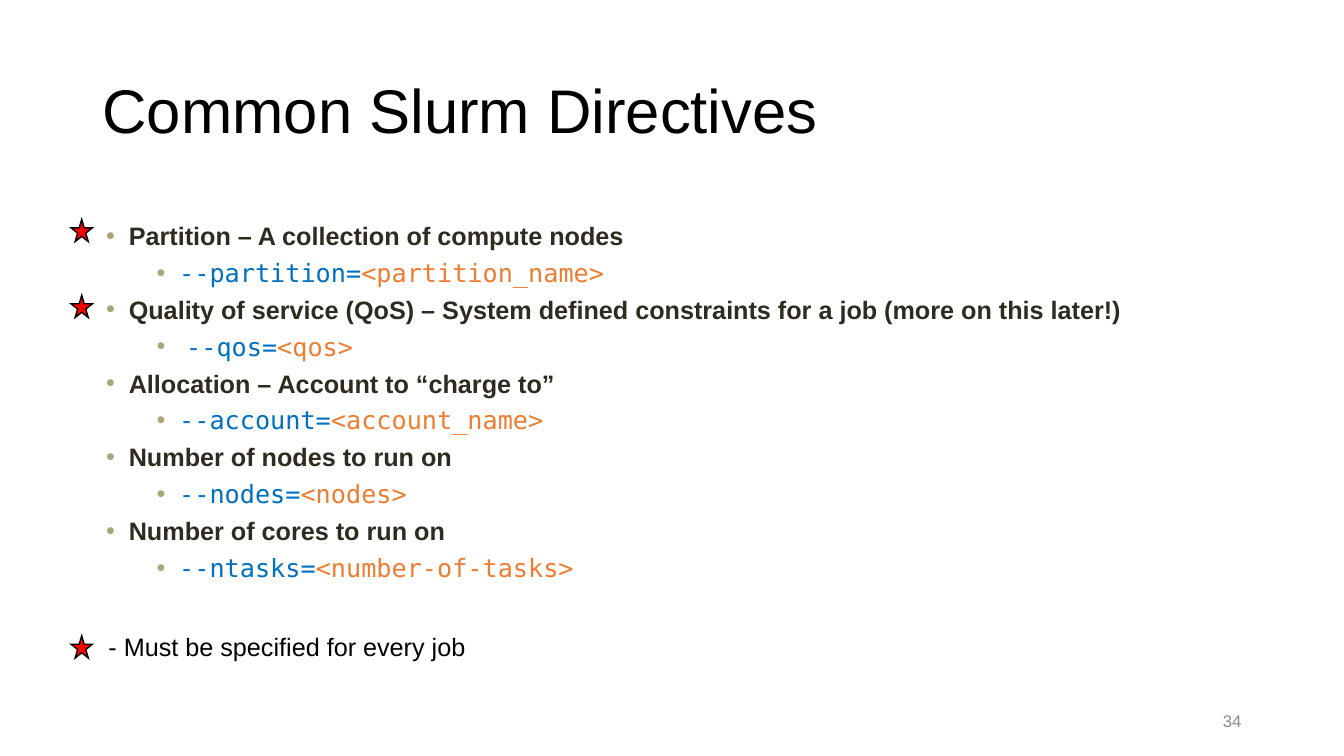
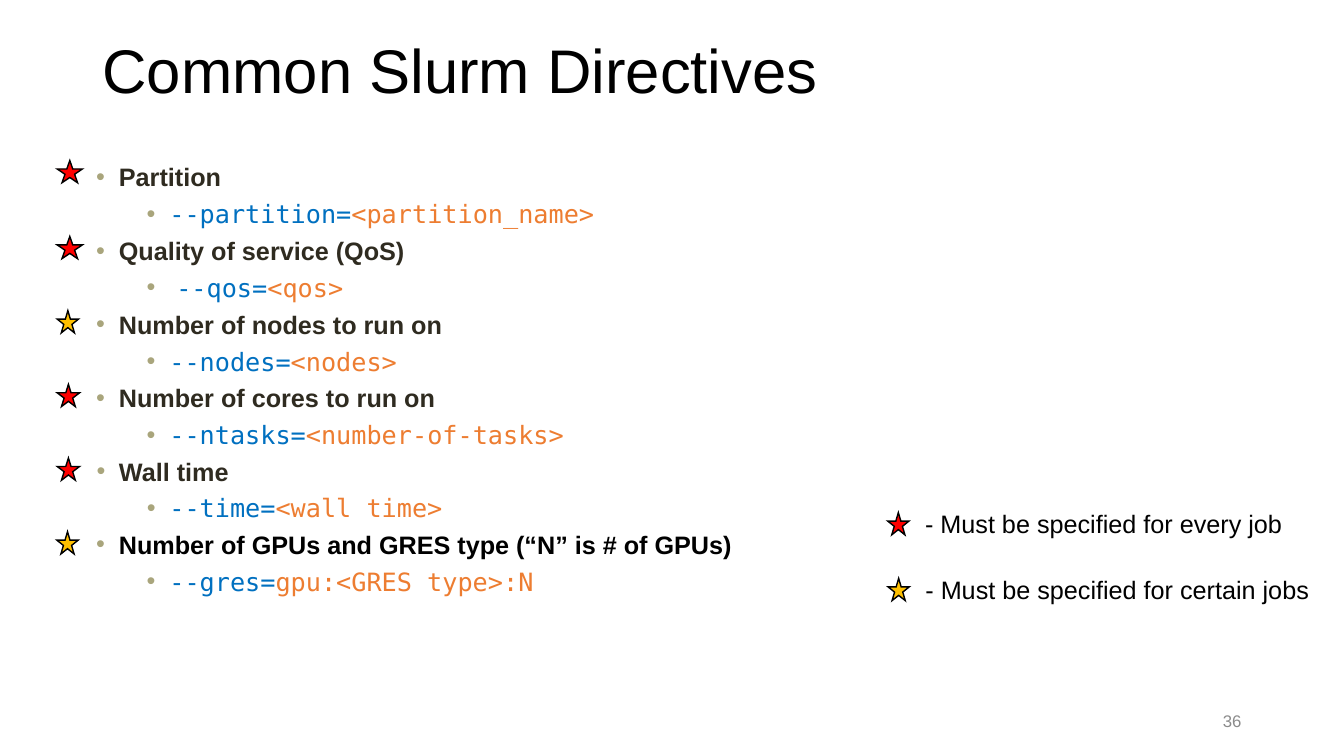
Before and after one commit to ResearchComputing/Getting_Started_With_Research_Computing, a slide deck: slide 36 of Command_Line_And_Job_Scheduling.pptx (slide 34 before the commit). Drawn at 1344x756 pixels with LibreOffice and Linux fonts; fonts in the diff are those of the drawing; background and template pictures are left out. Boxes give left, top, right and bottom in pixels: in the first picture for what was removed or moved away, otherwise in the second. Text is boxed around its words. In the diff, an @@ line names an element or a change of style, - is before the commit and + after.

```diff
--- a/Command_Line_And_Job_Scheduling.pptx
+++ b/Command_Line_And_Job_Scheduling.pptx
@@ title "Common Slurm Directives": place and size @@
-title "Common Slurm Directives" at <box>102,88,817,134</box>
+title "Common Slurm Directives" at <box>102,48,817,94</box>
@@ star: place and size @@
-star at <box>72,220,93,242</box>
+star at <box>57,160,83,182</box>
@@ text "Partition": place and size @@
-text "Partition" at <box>129,226,1121,578</box>
+text "Partition" at <box>119,167,732,597</box>
@@ text at <box>119,167,221,187</box>: text changed @@
-• Partition – A collection of compute nodes
+• Partition
@@ star: place and size @@
-star at <box>72,295,93,318</box>
+star at <box>57,237,83,259</box>
@@ text at <box>119,241,405,266</box>: text changed @@
-• Quality of service (QoS) – System defined constraints for a job (more on this later!)
+• Quality of service (QoS)
@@ text at <box>129,374,554,435</box>: paragraphs removed @@
-• Allocation – Account to “charge to”
-  • --account=<account_name>
@@ text at <box>119,462,732,597</box>: paragraphs added @@
+• Wall time
+  • --time=<wall time>
+• Number of GPUs and GRES type (“N” is # of GPUs)
+  • --gres=gpu:<GRES type>:N
@@ text "- Must be specified for ...": place and size @@
-text "- Must be specified for ..." at <box>124,637,466,662</box>
+text "- Must be specified for ..." at <box>940,514,1282,539</box>
@@ group added at <box>56,311,80,554</box>: 4 stars @@
@@ star: place and size @@
-star at <box>72,636,93,658</box>
+star at <box>888,513,909,535</box>
@@ star added at <box>888,579,909,601</box>, fill #FFC000, outline #000000 1 pt @@
@@ text added at <box>941,580,1309,604</box>, 18 pt, text #000000 @@
+- Must be specified for certain jobs
@@ page number at <box>1223,715,1242,727</box>: text changed @@
-34
+36
```
Also in this commit, not shown: 17 other slides changed, 2 slides added, 1 other file.
